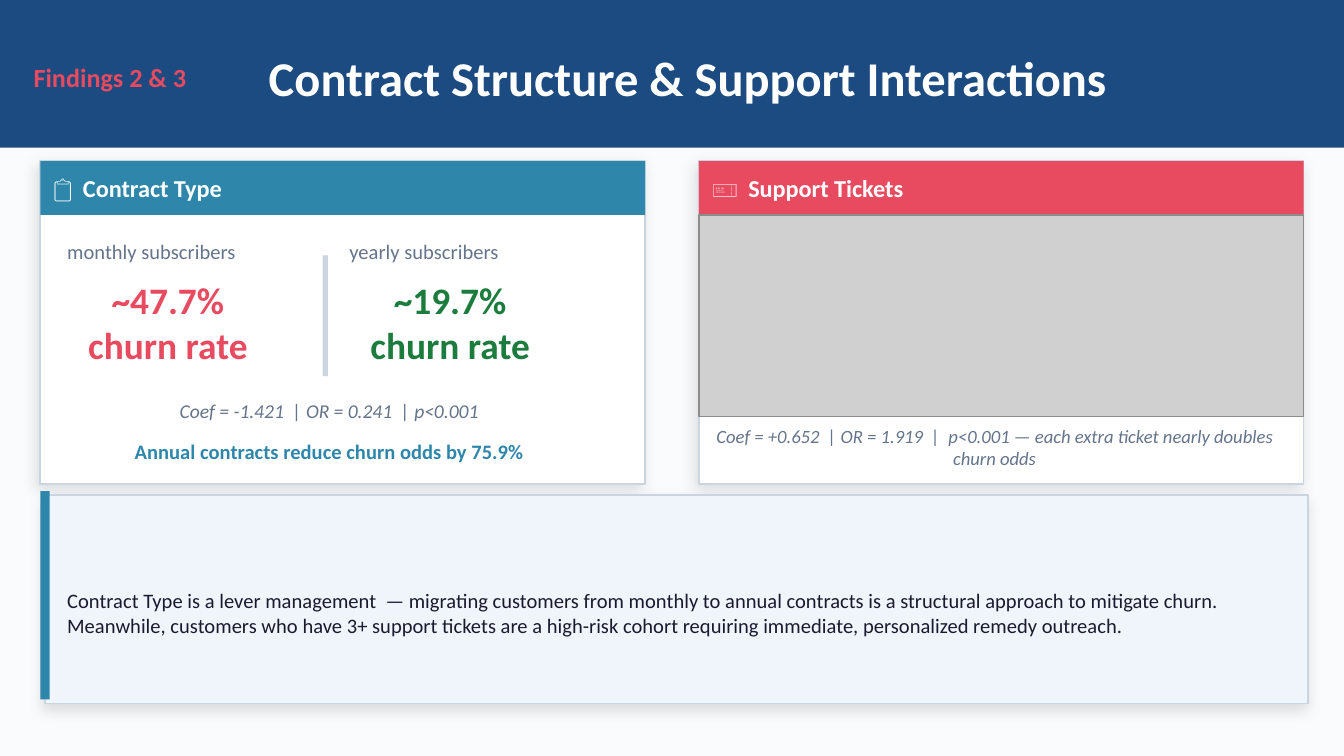
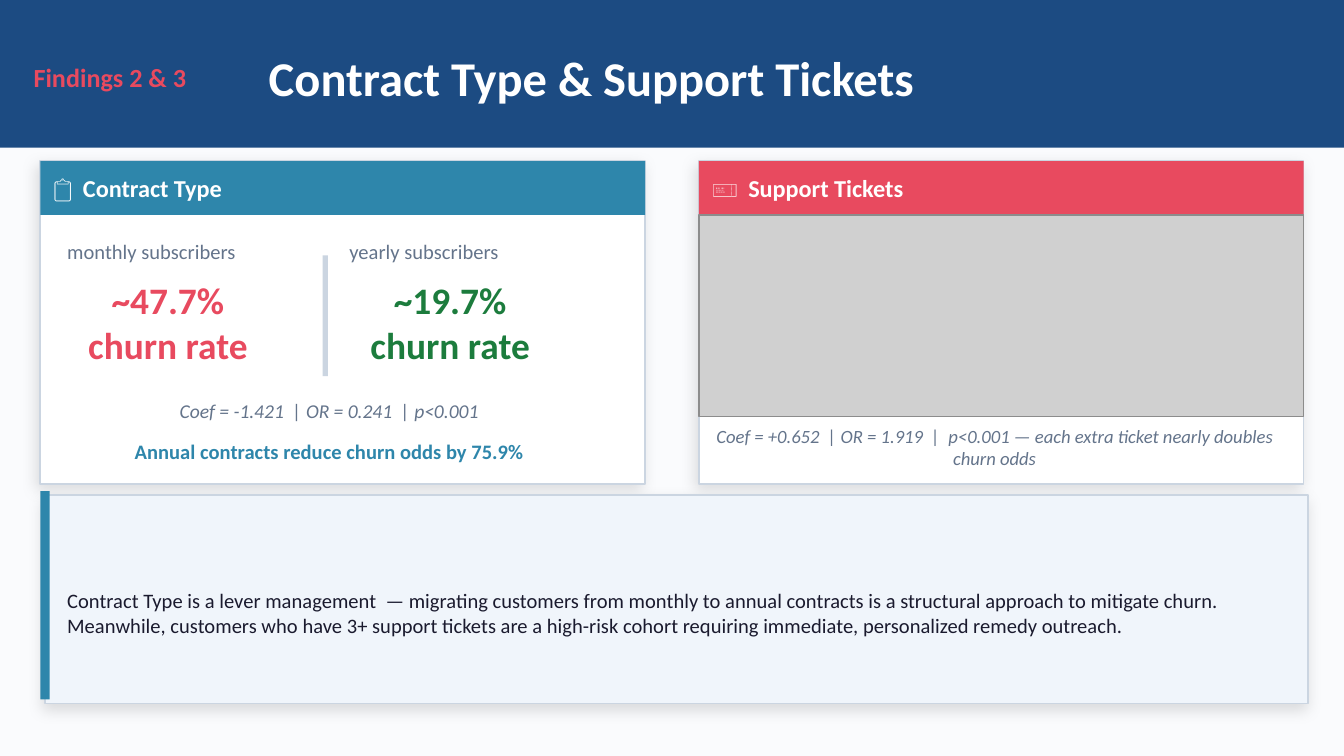
Before and after one commit to Snazz2001/churn_analysis, a slide deck: slide 8 of Churn_Analysis_Presentation-zheng 02-20.pptx (slide 7 before the commit). Drawn at 1344x756 pixels with LibreOffice and Linux fonts; fonts in the diff are those of the drawing; grey boxes stand for pictures. Boxes give left, top, right and bottom in pixels: in the first picture for what was removed or moved away, otherwise in the second. Text is boxed around its words. In the diff, an @@ line names an element or a change of style, - is before the commit and + after.

```diff
--- a/Churn_Analysis_Presentation-zheng 02-20.pptx
+++ b/Churn_Analysis_Presentation-zheng 02-20.pptx
@@ text at [269, 62, 913, 104]: text changed @@
-Contract Structure & Support Interactions
+Contract Type & Support Tickets
```
Also in this commit, not shown: 7 other slides changed, 1 slide added.
